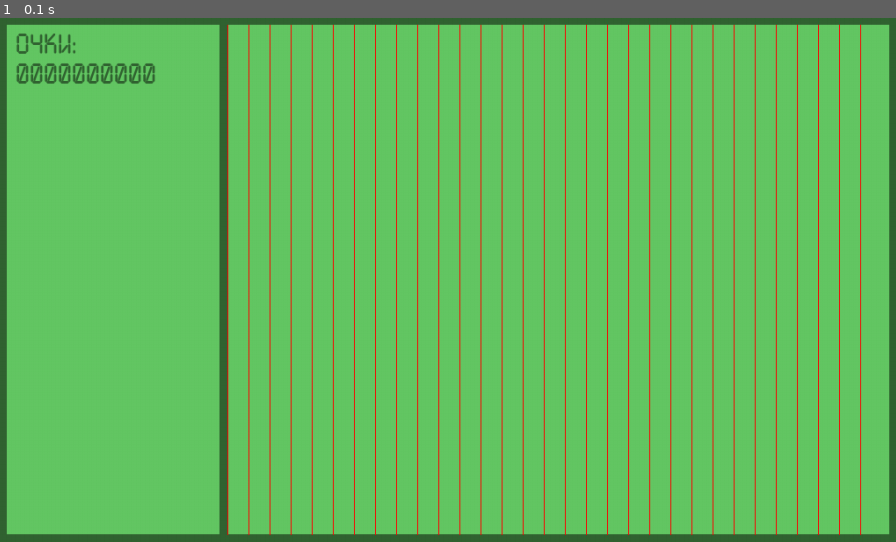
Above: before the commit, frame 1.
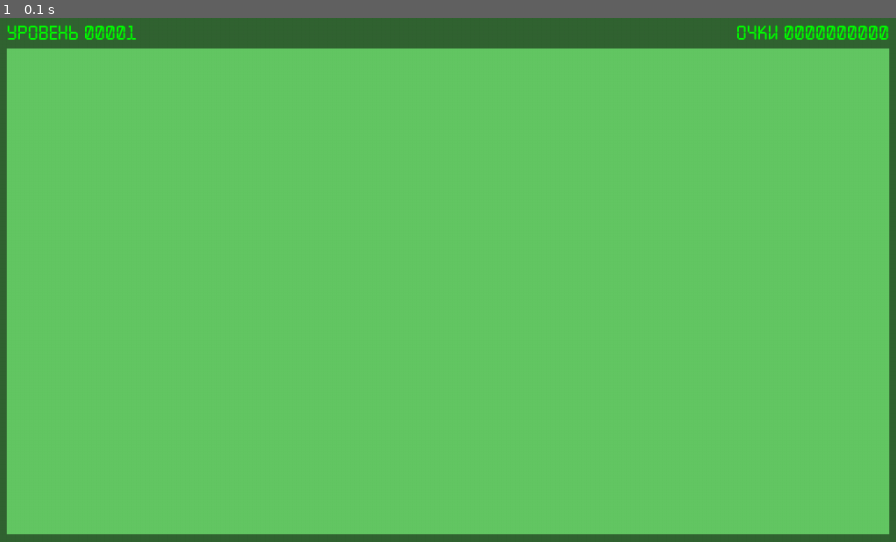
Above: after the commit, the same moment.

Repository: BlackGn0m/PyGameLearn
Game: pygame game, started from Snake/SnakeGame.py
Two runs of this game, one before a commit and one after it. Both use one fixed random seed, a clock stepped at 60 frames per second and the inputs below.
Inputs:
- Up to frame 1 (0.1 s): no input

The runs differ from the first frame. In frame 1, 11% of the frame differs, in the area x 0-100%, y 1-99%.

Commit message:
Reformat game field

Diff:
--- a/Snake/const.py
+++ b/Snake/const.py
@@ -4,12 +4,12 @@
         self._basewidth = 1024
         self._baseheight = 600
         self._fps = 60
-        self._scorefontsize = 30
+        self._scorefontsize = 22
 
         # Colors
         self._bgcolor = (100, 200, 100)
         self._bordercolor = (50, 100, 50)
-        self._scorecolor = (50, 100, 50)
+        self._scorecolor = (0, 255, 0)
 
         # Ratios
         self._marginratio = 0.017
--- a/Snake/playingfield.py
+++ b/Snake/playingfield.py
@@ -15,9 +15,13 @@
         self._margin = 0
         self._fieldrect = ()
         self._score = 0
+        self._level = 1
         # self._menurect = ()
         self._font = pygame.font.Font('res/a_lcdnova.ttf',
                                       self._const.SCOREFONTSIZE)
+        self._fieldrect = pygame.rect.Rect(self._margin, self._margin,
+                                           self._width - self._margin * 2,
+                                           self._height - self._margin * 2)
         self.changeDisplay(display)
         pass
 
@@ -31,52 +35,52 @@
         self._height = display.get_height()
         self._margin = min(int(self._width * self._const.MARGINRATIO),
                            int(self._height * self._const.MARGINRATIO))
-        # self._menurect = ()
+        self._fieldrect = pygame.rect.Rect(self._margin, self._margin,
+                                           self._width - self._margin * 2,
+                                           self._height - self._margin * 2)
 
     def update(self):
         pygame.draw.rect(self._display, self._const.BORDERCOLOR,
                          (0, 0, self._width, self._height),
                          self._margin)
-        x = int(self._width * self._const.MENURATIO)
 
-        pygame.draw.line(self._display, self._const.BORDERCOLOR, (x, 0),
-                         (x, self._height), self._margin)
-        self._showGameInfo()
-        if self._const.DEBUG:
-            self._showgrid()
+        gameInfoHeight = self._showGameInfo()
+        self._fieldrect = pygame.rect.Rect(self._margin, gameInfoHeight,
+                                           self._width - self._margin * 2,
+                                           self._height - self._margin -
+                                           gameInfoHeight)
         pass
 
     def _showGameInfo(self):
         if self._display is None:
             return
-        x = self._margin * 2
-        y = self._margin * 2
-        dy = self._font.get_height()
-        dy += dy // 2
-        tmpSurf = self._font.render('ОЧКИ:', True, self._const.SCORECOLOR)
+        x = self._margin
+        y = self._margin
+
+        infoStr = f'Уровень {self.level:05d}'
+        tmpSurf = self._font.render(infoStr, True, self._const.SCORECOLOR)
+        infoHeight = tmpSurf.get_height()
+        pygame.draw.rect(self._display, self._const.BORDERCOLOR,
+                         (0, 0, self._width, self._margin * 2 + infoHeight))
         self._display.blit(tmpSurf, (x, y))
-        y += dy
-        scorestr = '{:010d}'.format(self._score)
-        tmpSurf = self._font.render(scorestr, True, self._const.SCORECOLOR)
+
+        infoStr = f'Очки {self._score:010d}'
+        tmpSurf = self._font.render(infoStr, True, self._const.SCORECOLOR)
+        x = self._width - self._margin - tmpSurf.get_width()
         self._display.blit(tmpSurf, (x, y))
+        return infoHeight
 
     @property
     def score(self):
         return self._score
 
-    def addScore(self, addpoints):
+    @property
+    def level(self):
+        return self._level
+
+    def updateScore(self, addpoints):
         if addpoints > 0:
             self._score += addpoints
 
-    def _showgrid(self):
-        if self._display is None:
-            return
-        x = int(self._width * self._const.MENURATIO + self._margin//2)
-        y = self._margin
-        dy = (self._display.get_height() - self._margin * 2) // 30
-        dx = (self._display.get_width() - x - self._margin * 2) // 30
-        for i in range(31):
-            pygame.draw.line(self._display, (255, 0, 0),
-                             (x + i * dx, self._margin),
-                             (x + i * dx,
-                              self._display.get_height() - self._margin), 1)
+    def nextLevel(self):
+        self._level += 1
Renamed: Snake/Snake.py -> Snake/SnakeGame.py
